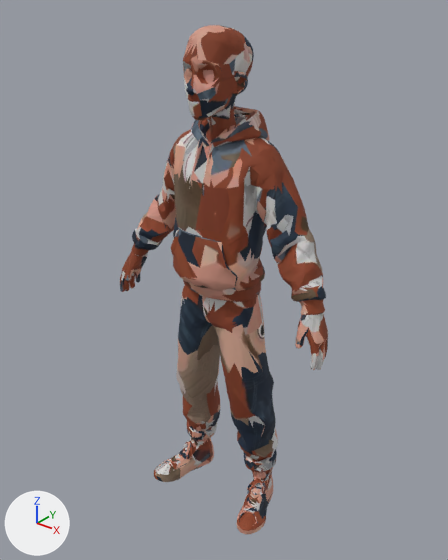
Renders of the glTF model public/models/albuquerque/jesse.glb from each side of a commit.
Both versions are drawn from a 50 mm lens placed at (1.194, -1.481, 1.847), pointed at (-0.008, 0.023, 0.915). The lights are fixed; the arrows at lower left show +X, +Y and +Z. The older version comes first. Where no turn or scale is listed for an object, it has been applied to the vertices. Vertices at exactly the same position are counted once.

Script lines for the objects in view, before the commit:
```python
me_mesh_0 = bpy.data.meshes.new('Mesh_0')
me_mesh_0.from_pydata(...)  # 6212 vertices, 12475 faces; spans x -0.44..0.44, y -0.16..0.15, z 0.0..1.73
me_mesh_0.materials.append(mat_material_0)  # picture img_image_0
ob_char1 = bpy.data.objects.new('char1', me_mesh_0)
ob_char1.location = (0.0, 0.0, 0.0)
```
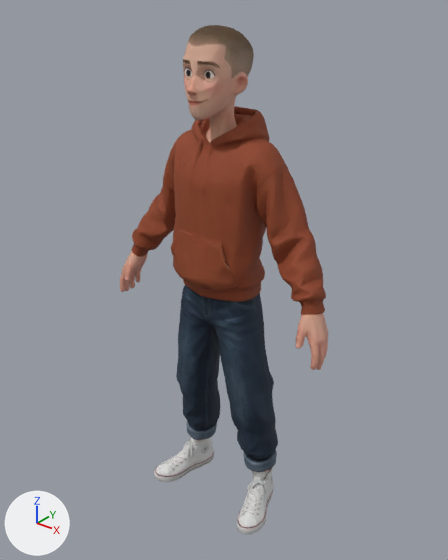
The change, as a list of edits to the scene's bpy script:
```text
Change me_mesh_0:
    where me_mesh_0.from_pydata(...)  # 6212 vertices, 12475 faces; spans x -0.44..0.44, y -0.16..0.15, z 0.0..1.73
    used by ob_char1; location = (0.0, 0.0, 0.0)
    me_mesh_0 part 1: 333 vertices moved within x -0.42..0.43, y -0.14..0.13, z 0.01..1.73
    me_mesh_0 part 2: 9836 kept faces spanning x -0.44..0.44, y -0.16..0.15, z 0.0..1.73 get new texture (UV) coordinates
```

Where the change shows, as pixel boxes (x1, y1, x2, y2) in the pictures (448 x 560 px; the box of a moved part takes in the faces that stretch with it):
part 1 of me_mesh_0, moved or reshaped: before (121, 25, 325, 524); after (121, 25, 325, 526)
part 2 of me_mesh_0, surface changed: (120, 25, 328, 534) in both
